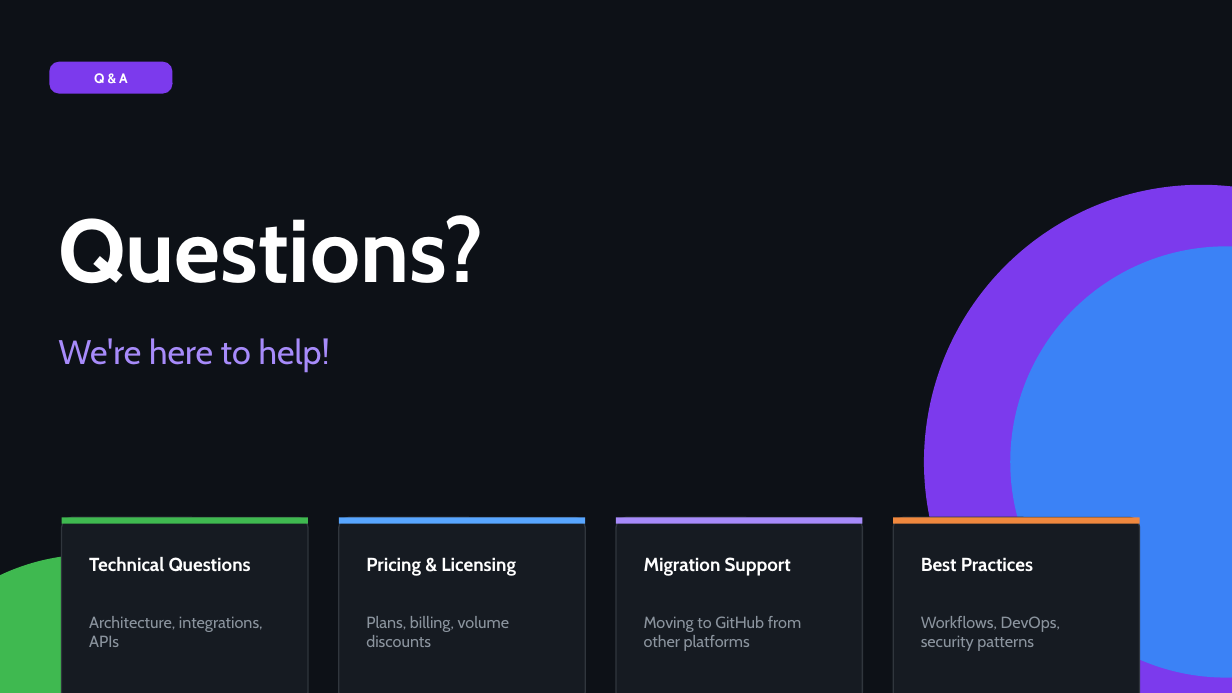
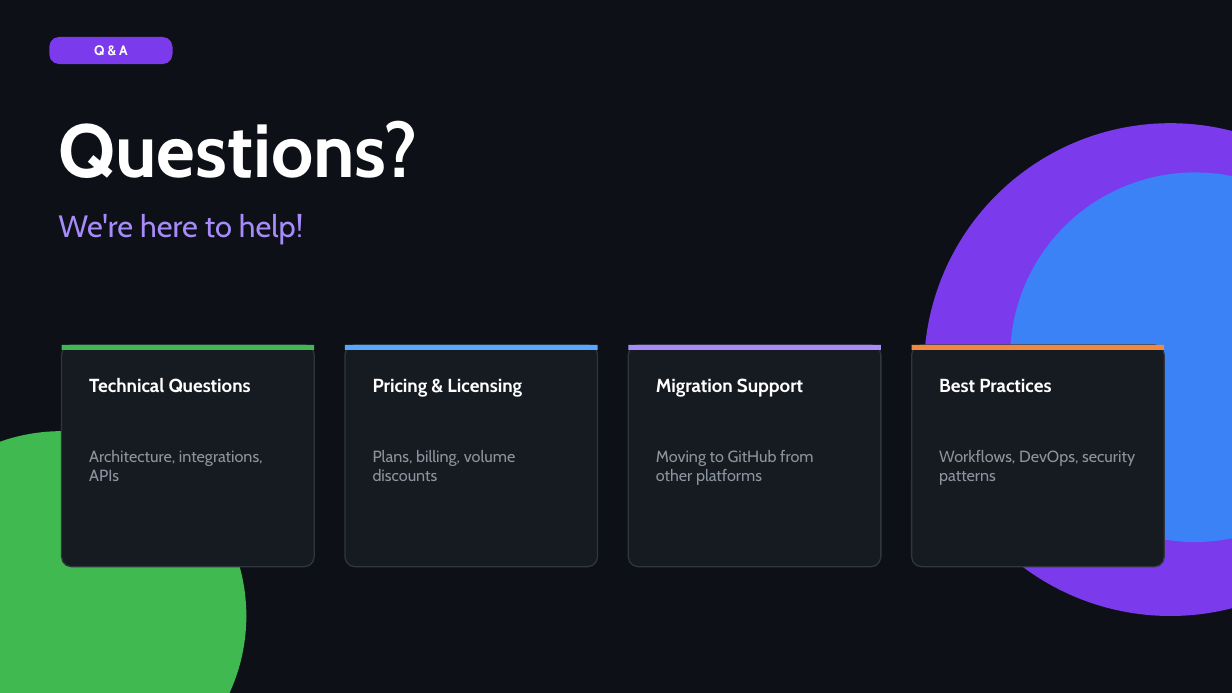
Before and after one commit to Bens-Scratch-Org/github-sea-roadshow, a slide deck: slide 16 of files/github-sea-roadshow-presentation-cpy.pptx. Drawn at 1232x693 pixels with LibreOffice and Linux fonts; fonts in the diff are those of the drawing. Boxes give left, top, right and bottom in pixels: in the first picture for what was removed or moved away, otherwise in the second. Text is boxed around its words. In the diff, an @@ line names an element or a change of style, - is before the commit and + after.

```diff
--- a/files/github-sea-roadshow-presentation-cpy.pptx
+++ b/files/github-sea-roadshow-presentation-cpy.pptx
@@ text "Q & A" moved from (x1=94, y1=73, x2=128, y2=83) to (x1=94, y1=45, x2=128, y2=55) @@
@@ rounded rectangle resized from (x1=49, y1=62, x2=172, y2=94) to (x1=49, y1=37, x2=172, y2=64) @@
@@ text "Questions?" moved from (x1=58, y1=215, x2=484, y2=284) to (x1=58, y1=120, x2=418, y2=178) @@
@@ text "Questions?" at (x1=58, y1=120, x2=418, y2=178): size 69.3 to 58.7 pt @@
@@ ellipse resized from (x1=924, y1=185, x2=1232, y2=693) to (x1=924, y1=123, x2=1232, y2=616) @@
@@ ellipse resized from (x1=1010, y1=247, x2=1232, y2=678) to (x1=1010, y1=173, x2=1232, y2=543) @@
@@ text "We're here to help!" moved from (x1=58, y1=338, x2=330, y2=372) to (x1=58, y1=214, x2=303, y2=243) @@
@@ text "We're here to help!" at (x1=58, y1=214, x2=303, y2=243): size 26.7 to 24 pt @@
@@ rounded rectangle resized from (x1=62, y1=518, x2=309, y2=693) to (x1=62, y1=345, x2=314, y2=567) @@
@@ rectangle resized from (x1=62, y1=518, x2=309, y2=524) to (x1=62, y1=345, x2=314, y2=349) @@
@@ rounded rectangle resized from (x1=339, y1=518, x2=586, y2=693) to (x1=345, y1=345, x2=597, y2=567) @@
@@ rectangle resized from (x1=339, y1=518, x2=586, y2=524) to (x1=345, y1=345, x2=597, y2=349) @@
@@ rounded rectangle resized from (x1=616, y1=518, x2=863, y2=693) to (x1=628, y1=345, x2=881, y2=567) @@
@@ rectangle resized from (x1=616, y1=518, x2=863, y2=524) to (x1=628, y1=345, x2=881, y2=349) @@
@@ proportions changed in 5 elements at (x1=49, y1=37, x2=172, y2=64), (x1=62, y1=345, x2=314, y2=567), (x1=345, y1=345, x2=597, y2=567), (x1=628, y1=345, x2=881, y2=567), (x1=912, y1=345, x2=1165, y2=567) @@
@@ rounded rectangle resized from (x1=894, y1=518, x2=1141, y2=693) to (x1=912, y1=345, x2=1165, y2=567) @@
@@ rectangle resized from (x1=894, y1=518, x2=1141, y2=524) to (x1=912, y1=345, x2=1165, y2=349) @@
@@ text "Technical Questions" moved from (x1=89, y1=557, x2=251, y2=572) to (x1=89, y1=378, x2=251, y2=393) @@
@@ text "Pricing & Licensing" moved from (x1=366, y1=557, x2=516, y2=576) to (x1=373, y1=378, x2=522, y2=397) @@
@@ text "Migration Support" moved from (x1=644, y1=557, x2=791, y2=576) to (x1=656, y1=378, x2=803, y2=397) @@
@@ text "Best Practices" moved from (x1=921, y1=557, x2=1033, y2=572) to (x1=939, y1=378, x2=1051, y2=393) @@
@@ text "Architecture, integrations, APIs" moved from (x1=89, y1=616, x2=263, y2=647) to (x1=89, y1=450, x2=263, y2=481) @@
@@ text "Plans, billing, volume discounts" moved from (x1=366, y1=616, x2=510, y2=647) to (x1=373, y1=450, x2=516, y2=481) @@
@@ text "Moving to GitHub from other ..." moved from (x1=644, y1=616, x2=801, y2=651) to (x1=656, y1=450, x2=813, y2=485) @@
@@ text "Workflows, DevOps, security patterns" rewrapped from (x1=921, y1=616, x2=1060, y2=651) to (x1=939, y1=450, x2=1135, y2=485) @@
@@ ellipse resized from (x1=0, y1=555, x2=309, y2=693) to (x1=0, y1=432, x2=247, y2=693) @@
```
Also in this commit, not shown: 10 other slides changed, 2 other files.
